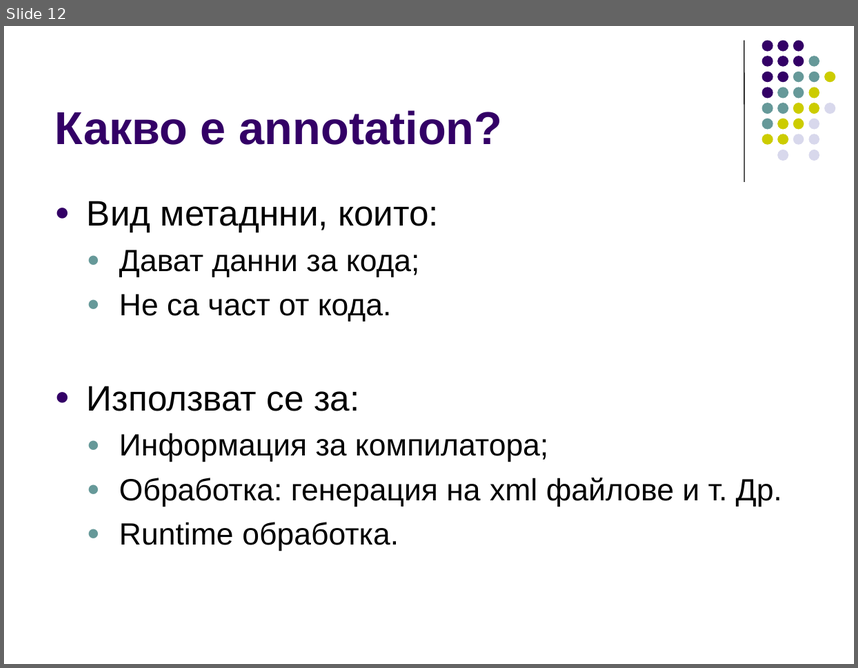
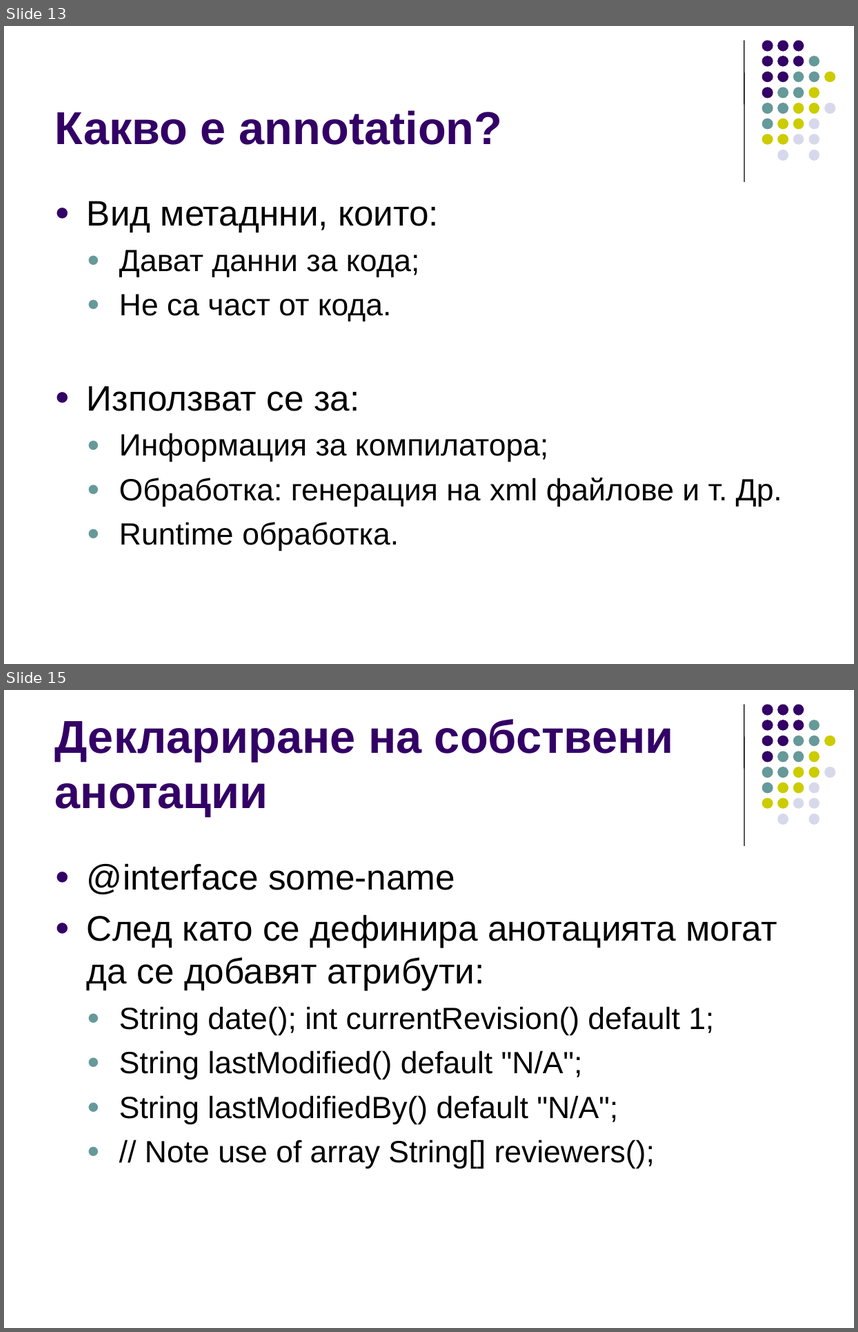
Before and after one commit to ivorusev/startup-factory-java-course, a slide deck: slides/10-Regexp.ppt. Shown one above the other, each under a label of ours: slide 12 before the commit, slides 13 and 15 after it; the slides between them are not shown. The pictures are 858x668 and 858x1332 pixels, drawn with LibreOffice and Linux fonts; fonts in the diff are those of the drawing. Boxes give left, top, right and bottom in pixels: in the first picture for what was removed or moved away, otherwise in the second. Text is boxed around its words. In the diff, an @@ line names an element or a change of style, - is before the commit and + after.

```diff
--- a/slides/10-Regexp.ppt
+++ b/slides/10-Regexp.ppt
@@ slide 15 added at [4, 690, 854, 1328], background #FFFFFF; not listed: 32 template elements that a slide beside it also shows @@
@@ title added at [55, 719, 674, 816], 39 pt, text #330066, bold @@
+Деклариране на собствени анотации
@@ text added at [87, 863, 777, 1168], 26 pt, text #000000 @@
+● @interface some-name
+● След като се дефинира анотацията могат да се добавят атрибути:
+  ● String date(); int currentRevision() default 1;
+  ● String lastModified() default "N/A";
+  ● String lastModifiedBy() default "N/A";
+  ● // Note use of array String[] reviewers();
@@ what was slide 12 is now slide 13 @@
```
Also in this commit, not shown: 2 slides changed, 4 other slides added, 1 slide removed.
